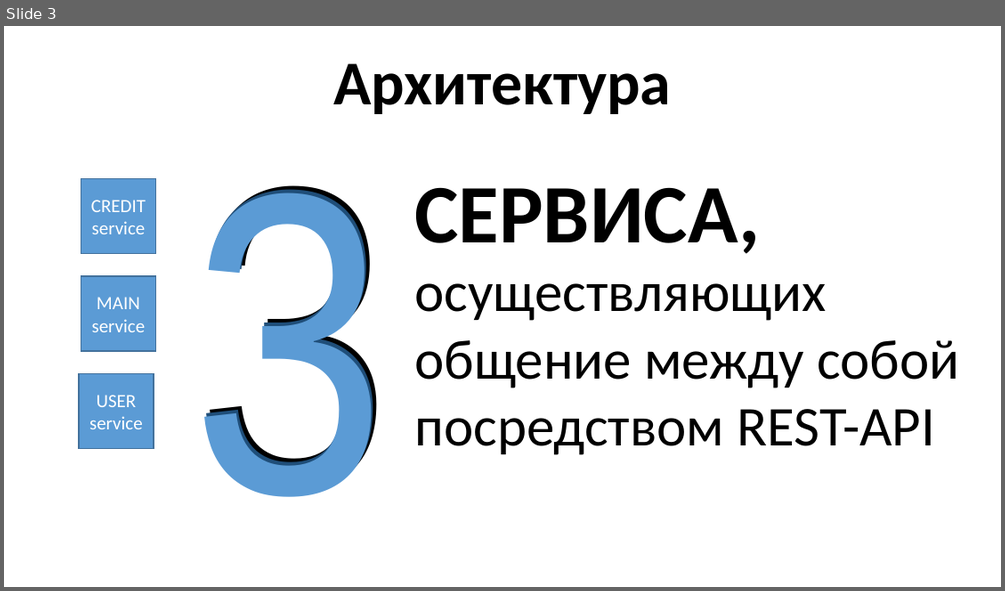
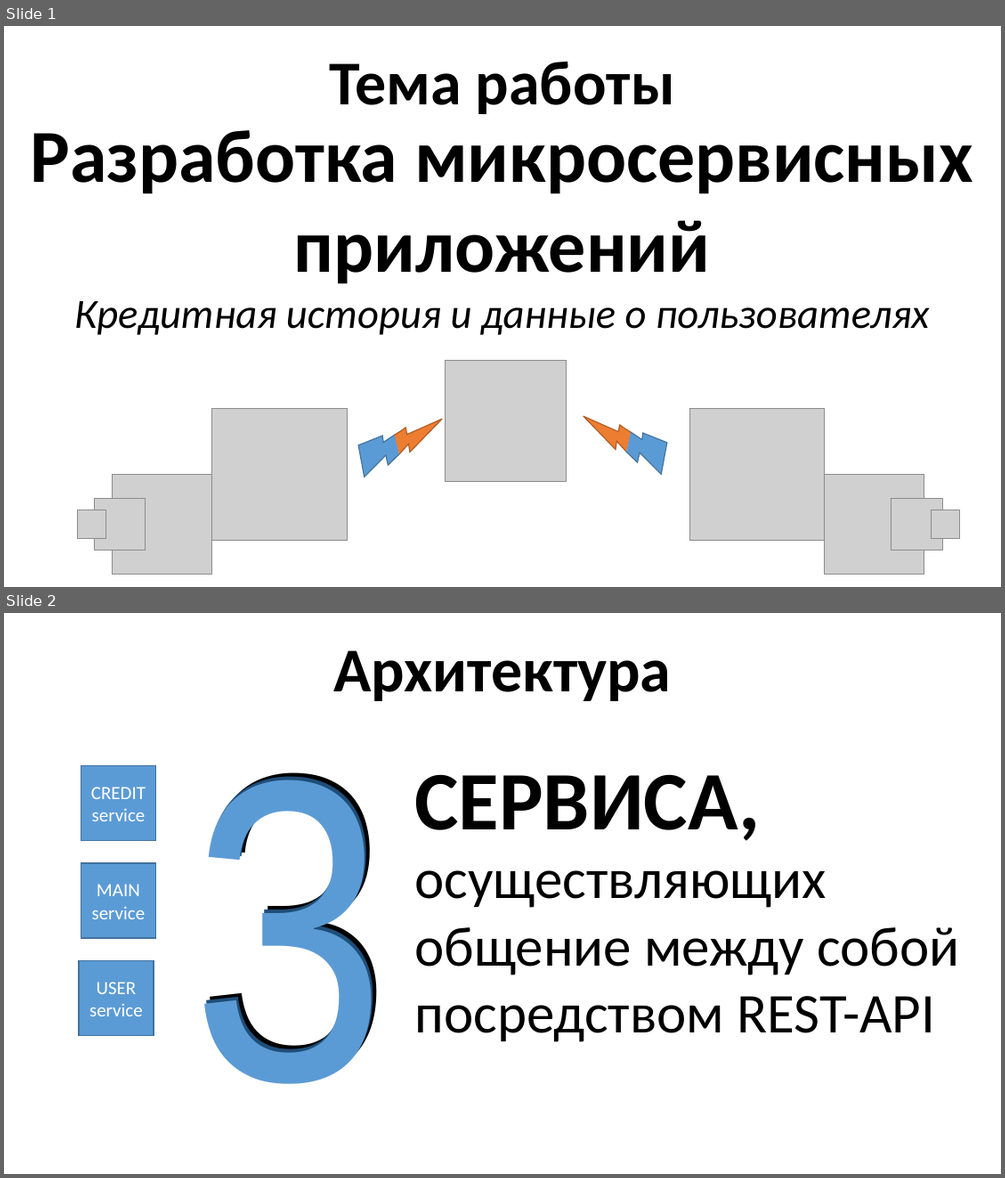
Before and after one commit to YoungTeurus/CreditAndUserServices, a slide deck: docs/Java 3 - presentation (without animation).pptx. Shown one above the other, each under a label of ours: slide 3 before the commit, slides 1 and 2 after it. The pictures are 1005x591 and 1005x1178 pixels, drawn with LibreOffice and Linux fonts; fonts in the diff are those of the drawing; grey boxes stand for pictures. Boxes give left, top, right and bottom in pixels: in the first picture for what was removed or moved away, otherwise in the second. Text is boxed around its words. In the diff, an @@ line names an element or a change of style, - is before the commit and + after.

```diff
--- a/docs/Java 3 - presentation (without animation).pptx
+++ b/docs/Java 3 - presentation (without animation).pptx
@@ slide 1 added at [4, 26, 1001, 587], background #FFFFFF @@
@@ text added at [330, 61, 675, 114], 60 pt, text #000000, bold @@
+Тема работы
@@ text added at [30, 130, 973, 284], 72 pt, text #000000, bold @@
+Разработка микросервисных приложений
@@ text added at [74, 301, 930, 335], 40 pt, text #000000, italic @@
+Кредитная история и данные о пользователях
@@ picture added at [445, 360, 566, 481] @@
@@ picture added at [212, 409, 347, 540] @@
@@ freeform shape added at [390, 408, 442, 462], fill #ED7D31, outline #AF5C24 1 pt @@
@@ freeform shape added at [583, 406, 635, 459], fill #ED7D31, outline #AF5C24 1 pt @@
@@ freeform shape added at [622, 424, 674, 481], fill #5B9BD5, outline #43739E 1 pt @@
@@ picture added at [689, 409, 825, 540] @@
@@ freeform shape added at [351, 426, 404, 483], fill #5B9BD5, outline #43739E 1 pt @@
@@ picture added at [113, 475, 212, 574] @@
@@ picture added at [825, 475, 923, 574] @@
@@ picture added at [94, 499, 146, 550] @@
@@ picture added at [891, 499, 943, 550] @@
@@ picture added at [77, 510, 105, 539] @@
@@ picture added at [930, 510, 959, 539] @@
@@ what was slide 3 is now slide 2 @@
```
Also in this commit, not shown: 3 slides changed, 2 other slides added, 3 slides removed.
